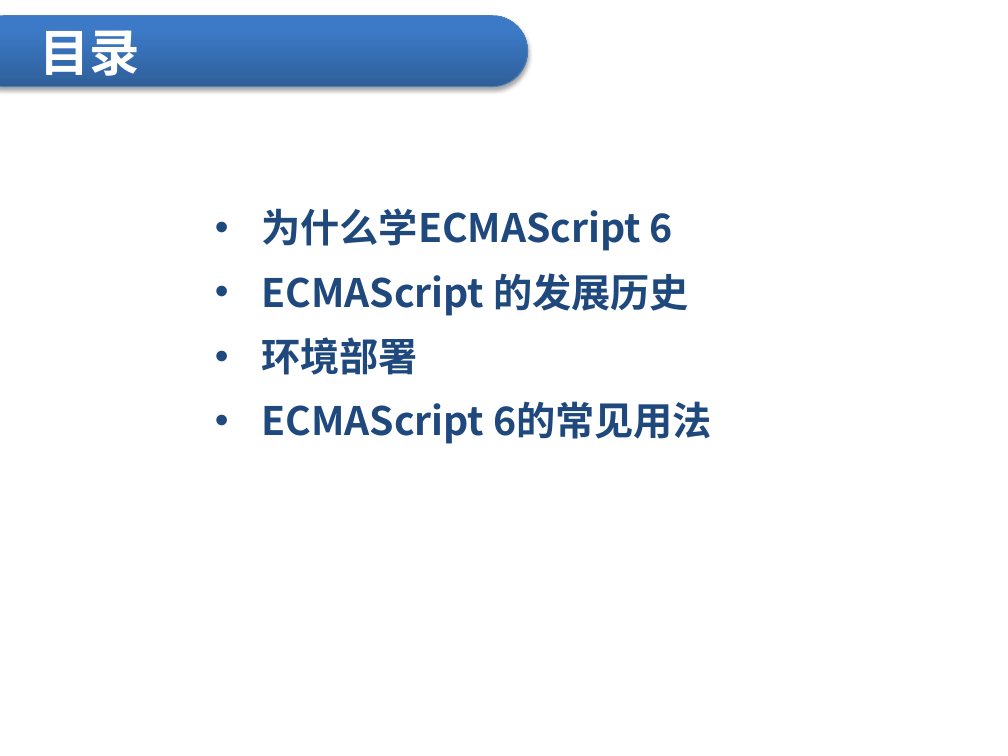
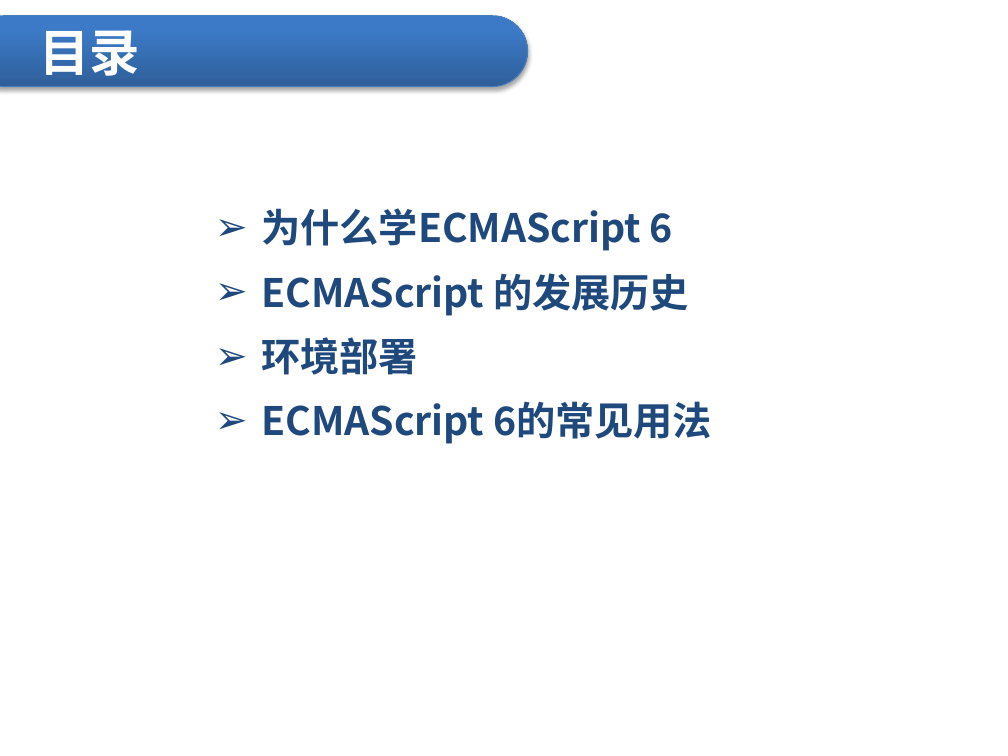
Before and after one commit to 1392731944/es6, a slide deck: slide 2 of es6.pptx. Drawn at 1008x756 pixels with LibreOffice and Linux fonts; fonts in the diff are those of the drawing; background and template pictures are left out. Boxes give left, top, right and bottom in pixels: in the first picture for what was removed or moved away, otherwise in the second. Text is boxed around its words. In the diff, an @@ line names an element or a change of style, - is before the commit and + after.

```diff
--- a/es6.pptx
+++ b/es6.pptx
@@ text "为什么学ECMAScript 6" at bbox=[261, 208, 712, 444]: bullet • to ➢ @@
```
Also in this commit, not shown: 4 other slides changed, 3 slides added.
